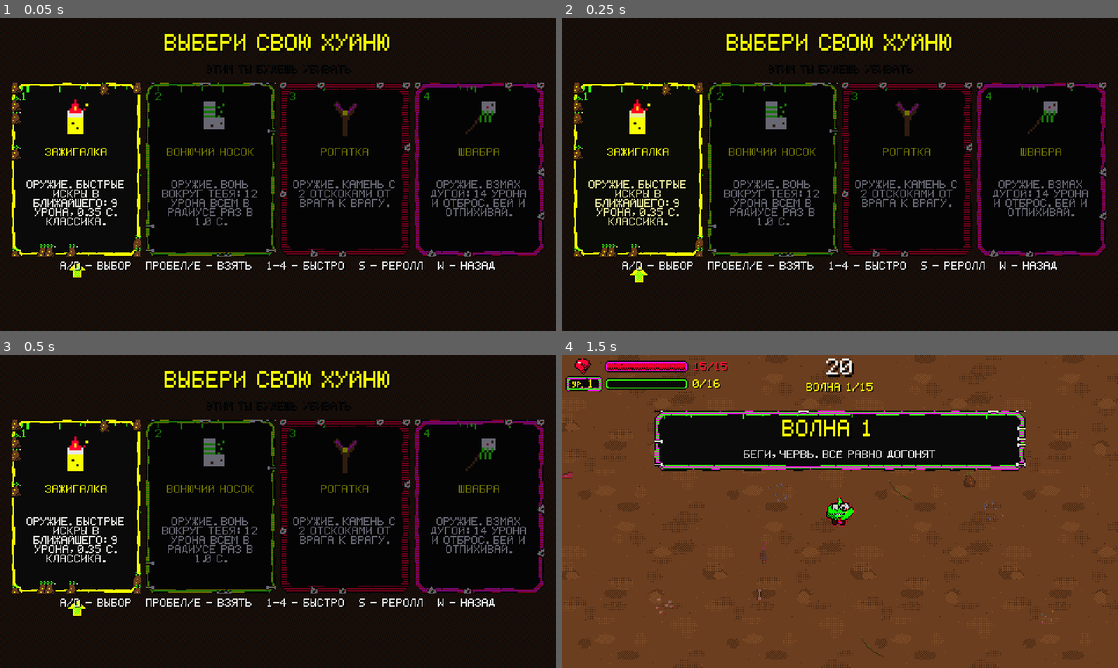
Above: before the commit, frames 1-4 (two rows, left to right).
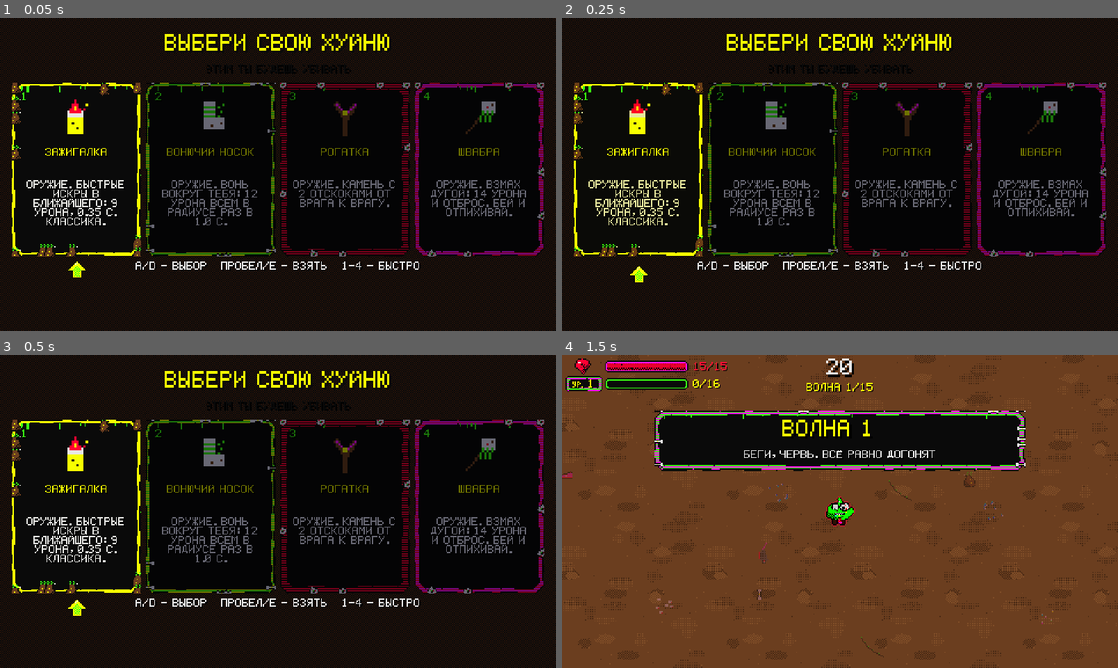
Above: after the commit, the same moments.

Repository: Gepackstuck/Stinky_Dumpster_Survivors
Game: Godot game, scene res://scenes/levels/main.tscn
The game is run twice, just before and just after one commit, with the same random seed, the same clock (stepped at 60 frames per second) and the same inputs.
Inputs (mouse positions are in pixels of both pictures, inside the frame that each line leads up to):
- Up to frame 1 (0.05 s): no input
- Up to frame 2 (0.25 s): no input
- Up to frame 3 (0.5 s): no input
- Up to frame 4 (1.5 s): click "1" at 0.5 s; tap Enter at 1.25 s; move the mouse to (962, 495) at 1.27 s; hold D (move_right) from 1.28 s (still down); tap R at 1.35 s

The runs differ from the first frame. In frame 1, 1.0% of the frame differs, in the area x 10-90%, y 77-81%; in frame 2, 1.0%; in frame 3, 1.0%; in frame 4, nothing differs.

Commit message:
feat: реролл вынесен наверх (W), S ведёт к «В бой»
Co-Authored-By: Claude Sonnet 5.5 <noreply@anthropic.com>
Claude-Session: https://claude.ai/code/session_01GvQcLtpmeq9xDjqGAM3qCT

Diff:
--- a/scenes/ui/level_up_screen.tscn
+++ b/scenes/ui/level_up_screen.tscn
@@ -113,7 +113,7 @@
 offset_top = 210.0
 offset_right = 480.0
 offset_bottom = 219.0
-text = "A/D - ВЫБОР   ПРОБЕЛ/E - ВЗЯТЬ   1-4 - БЫСТРО   S - РЕРОЛЛ   W - НАЗАД"
+text = "A/D - ВЫБОР   ПРОБЕЛ/E - ВЗЯТЬ   1-4 - БЫСТРО   W - РЕРОЛЛ"
 horizontal_alignment = 1
 theme_override_colors/font_color = Color(0.909804, 0.909804, 0.909804, 1)
 theme_override_colors/font_shadow_color = Color(0, 0, 0, 1)
@@ -139,10 +139,10 @@
 
 [node name="RerollButton" type="Button" parent="Root"]
 layout_mode = 0
-offset_left = 8.0
-offset_top = 236.0
-offset_right = 114.0
-offset_bottom = 262.0
+offset_left = 366.0
+offset_top = 8.0
+offset_right = 472.0
+offset_bottom = 34.0
 text = "РЕРОЛЛ 2"
 theme_override_colors/font_color = Color(0.968627, 1, 0, 1)
 theme_override_colors/font_hover_color = Color(0.968627, 1, 0, 1)
@@ -159,9 +159,9 @@
 [node name="Coins" type="Label" parent="Root"]
 layout_mode = 0
 offset_left = 8.0
-offset_top = 224.0
+offset_top = 14.0
 offset_right = 114.0
-offset_bottom = 233.0
+offset_bottom = 23.0
 text = "ГОВНА: 0"
 horizontal_alignment = 0
 theme_override_colors/font_color = Color(0.85, 0.55, 0.2, 1)
--- a/scripts/ui/level_up_screen.gd
+++ b/scripts/ui/level_up_screen.gd
@@ -17,8 +17,9 @@
 @onready var _slot_info: Label = $Root/SlotInfo
 @onready var _backdrop: TextureRect = $Root/Backdrop
 
-const HINT_CARDS: String = "A/D - ВЫБОР   ПРОБЕЛ/E - ВЗЯТЬ   1-4 - БЫСТРО   S - РЕРОЛЛ   W - НАЗАД"
-const HINT_SHOP: String = "A/D - ВЫБОР   ПРОБЕЛ/E - КУПИТЬ   F - ЗАМОРОЗИТЬ   S/W - ВНИЗ/ВВЕРХ"
+const HINT_CARDS: String = "A/D - ВЫБОР   ПРОБЕЛ/E - ВЗЯТЬ   1-4 - БЫСТРО   W - РЕРОЛЛ"
+const HINT_START: String = "A/D - ВЫБОР   ПРОБЕЛ/E - ВЗЯТЬ   1-4 - БЫСТРО"
+const HINT_SHOP: String = "A/D - ВЫБОР   ПРОБЕЛ/E - КУПИТЬ   F - ЗАМОРОЗИТЬ   W - РЕРОЛЛ   S - В БОЙ"
 
 var _queue: Array[int] = []            # уровни, за которые ещё не выбран стат
 var _stat_offers: Array[Dictionary] = []
@@ -111,13 +112,20 @@
 	elif event.is_action_pressed(&"move_right"):
 		get_viewport().set_input_as_handled()
 		_move_sideways(1)
-	elif event.is_action_pressed(&"move_down") and _zone == 0 and not _start_mode:
+	elif event.is_action_pressed(&"move_down") and not _start_mode:
 		get_viewport().set_input_as_handled()
-		_focus_bottom(0)
-	elif event.is_action_pressed(&"move_up") and _zone == 1:
+		if _zone == 0:
+			_focus_bottom(0)
+		elif _zone == 2:
+			_zone = 0
+			_select(_selected)
+	elif event.is_action_pressed(&"move_up") and not _start_mode:
 		get_viewport().set_input_as_handled()
-		_zone = 0
-		_select(_selected)
+		if _zone == 1:
+			_zone = 0
+			_select(_selected)
+		elif _zone == 0:
+			_focus_top()
 	elif event is InputEventKey and event.pressed and not event.echo:
 		var code: Key = (event as InputEventKey).physical_keycode
 		if code == KEY_R and not _start_mode:
@@ -198,7 +206,7 @@
 func _move_sideways(step: int) -> void:
 	if _zone == 0:
 		_select(_selected + step)
-	else:
+	elif _zone == 1:
 		_focus_bottom(_bottom_index + step)
 
 
@@ -249,7 +257,7 @@
 	_root.show()
 	get_tree().paused = true
 	if _visible_cards().is_empty():
-		_focus_bottom(1)
+		_focus_bottom(0)
 	else:
 		_select(0)
 
@@ -279,7 +287,7 @@
 		_backdrop.modulate = BACKDROP_SHOP
 		_counter_base = "ЭТИМ ТЫ БУДЕШЬ УБИВАТЬ"
 		_counter.text = _counter_base
-		_hint.text = HINT_CARDS
+		_hint.text = HINT_START
 		_next_button.hide()
 		_reroll_button.hide()
 		_slots_box.hide()
@@ -335,8 +343,6 @@
 
 func _bottom_items() -> Array[Control]:
 	var items: Array[Control] = []
-	if _reroll_button.visible and not _reroll_button.disabled:
-		items.append(_reroll_button)
 	if _next_button.visible and not _next_button.disabled:
 		items.append(_next_button)
 	if _slots_box.visible:
@@ -345,6 +351,16 @@
 	return items
 
 
+## Реролл вынесен наверх (W с карточек), чтобы не перепутать его с «В бой».
+func _focus_top() -> void:
+	if _reroll_button.visible and not _reroll_button.disabled:
+		_zone = 2
+		_reroll_button.grab_focus()
+		_slot_info.text = ""
+	elif _reroll_button.visible:
+		_on_reroll_pressed()  # не хватает говна: тряска и сообщение
+
+
 func _focus_bottom(index: int) -> void:
 	var items: Array[Control] = _bottom_items()
 	if items.is_empty():
@@ -383,10 +399,10 @@
 	GameState.reroll_count += 1
 	if _shop_mode:
 		GameState.shop_offers = ShopLibrary.fill_offers(GameState.shop_offers, GameState.wave + 1)
-	var keep_focus: bool = _zone == 1 and _reroll_button.has_focus()
+	var keep_focus: bool = _zone == 2
 	_show_choices()
 	if keep_focus and not _reroll_button.disabled:
-		_focus_bottom(0)  # можно крутить реролл подряд
+		_focus_top()  # можно крутить реролл подряд
 
 
 func _on_card_pressed(index: int) -> void:
